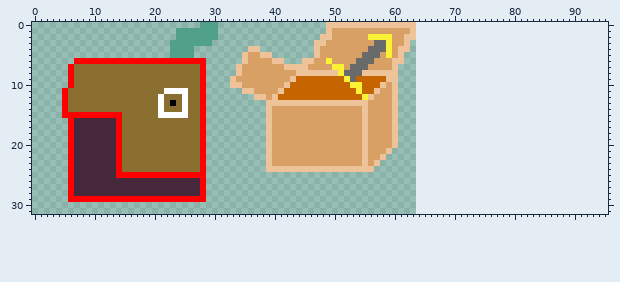
Two states of a sprite sheet, gfx/delivery.png. Above, as it was before the edit.
The file is 64x32 pixels. The old version is drawn lined up with the new one, on the new canvas.
The same view after the edit:
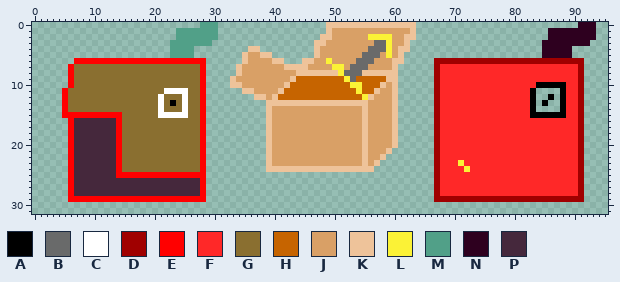
Palette (. is transparent): A #000000  B #696a6a  C #ffffff  D #a00000  E #ff0000  F #ff2828  G #8a6f30  H #c66400  J #d9a066  K #eec39a  L #fbf236  M #51a088  N #2e001f  P #45283c
Difference:
canvas 64x32 -> 96x32
Changed rows in their new state; - is an unchanged pixel.
first column x 67:
 0 ------------------------NNN
 1 -------------------NNNNNNNN
 2 -------------------NNNNNNNN
 3 ------------------NNNNNNNN-
 4 ------------------NNNNN----
 5 ------------------NNNNN----
 6 DDDDDDDDDDDDDDDDDDDDDDDDD--
 7 DFFFFFFFFFFFFFFFFFFFFFFFD--
 8 DFFFFFFFFFFFFFFFFFFFFFFFD--
 9 DFFFFFFFFFFFFFFFFFFFFFFFD--
10 DFFFFFFFFFFFFFFFFAAAAAFFD--
11 DFFFFFFFFFFFFFFFA----AFFD--
12 DFFFFFFFFFFFFFFFA--A-AFFD--
13 DFFFFFFFFFFFFFFFA-A--AFFD--
14 DFFFFFFFFFFFFFFFA----AFFD--
15 DFFFFFFFFFFFFFFFAAAAAAFFD--
16 DFFFFFFFFFFFFFFFFFFFFFFFD--
17 DFFFFFFFFFFFFFFFFFFFFFFFD--
18 DFFFFFFFFFFFFFFFFFFFFFFFD--
19 DFFFFFFFFFFFFFFFFFFFFFFFD--
20 DFFFFFFFFFFFFFFFFFFFFFFFD--
21 DFFFFFFFFFFFFFFFFFFFFFFFD--
22 DFFFFFFFFFFFFFFFFFFFFFFFD--
23 DFFFLFFFFFFFFFFFFFFFFFFFD--
24 DFFFFLFFFFFFFFFFFFFFFFFFD--
25 DFFFFFFFFFFFFFFFFFFFFFFFD--
26 DFFFFFFFFFFFFFFFFFFFFFFFD--
27 DFFFFFFFFFFFFFFFFFFFFFFFD--
28 DFFFFFFFFFFFFFFFFFFFFFFFD--
29 DDDDDDDDDDDDDDDDDDDDDDDDD--
Pixel boxes of the changes (left, top, right, bottom) in both pictures:
added: (434, 22, 596, 202)
